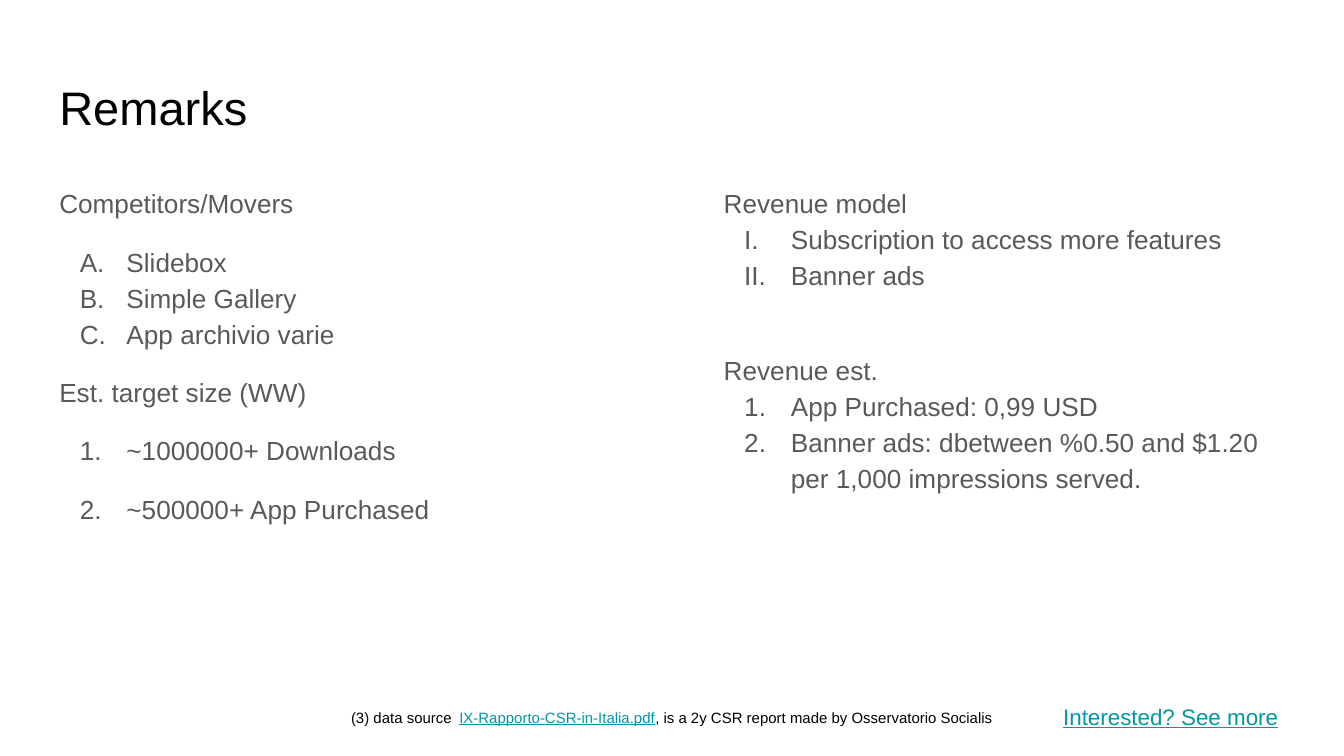
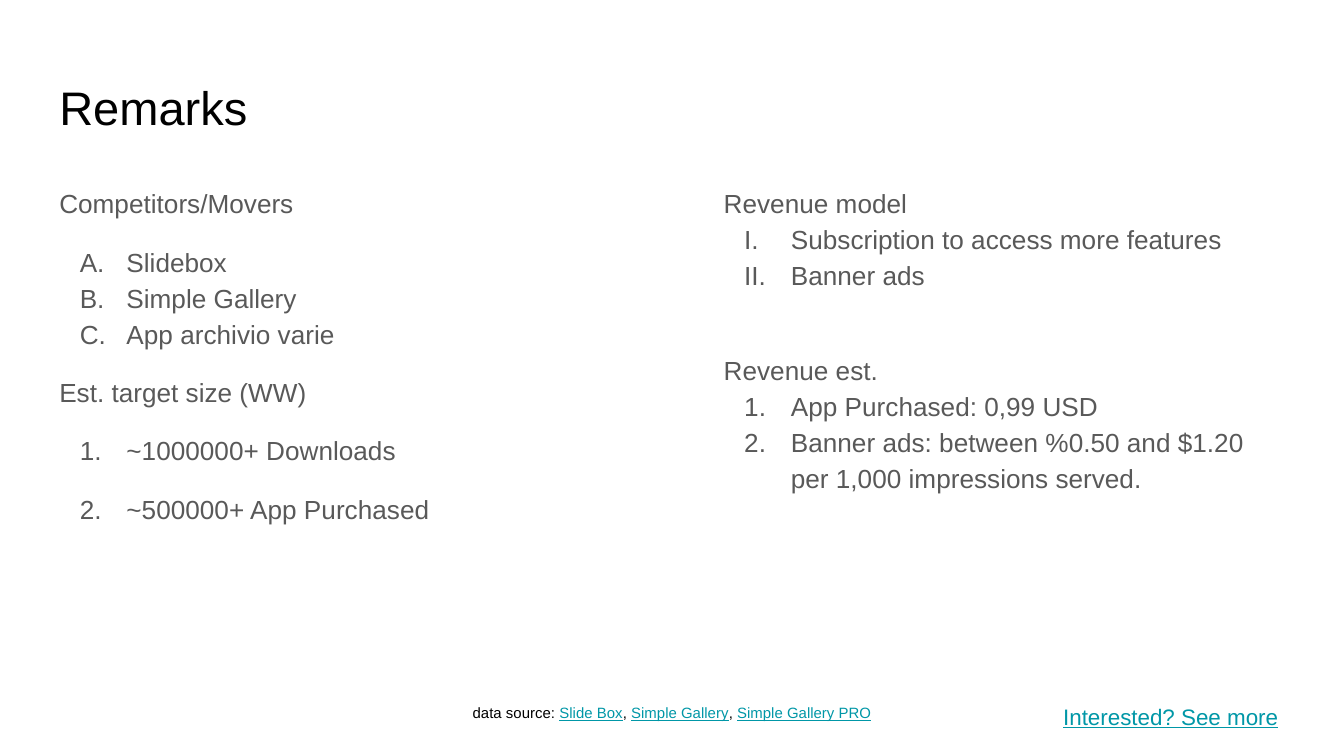
Before and after one commit to Itscailor/File-Sorter, a slide deck: slide 3 of Pitch deck template.pptx. Drawn at 1344x756 pixels with LibreOffice and Linux fonts; fonts in the diff are those of the drawing. Boxes give left, top, right and bottom in pixels: in the first picture for what was removed or moved away, otherwise in the second. Text is boxed around its words. In the diff, an @@ line names an element or a change of style, - is before the commit and + after.

Commit message:
fix: changed colors and added sources

```diff
--- a/Pitch deck template.pptx
+++ b/Pitch deck template.pptx
@@ text at <box>791,432,1243,494</box>: text changed @@
-2. Banner ads: dbetween %0.50 and $1.20 per 1,000 impressions served.
+2. Banner ads: between %0.50 and $1.20 per 1,000 impressions served.
@@ text at <box>473,707,871,721</box>: text changed; text colour #000000 to #0097A7 @@
-(3) data source IX-Rapporto-CSR-in-Italia.pdf, is a 2y CSR report made by Osservatorio Socialis
+data source: Slide Box, Simple Gallery, Simple Gallery PRO
```
Also in this commit, not shown: 1 other slide changed.
